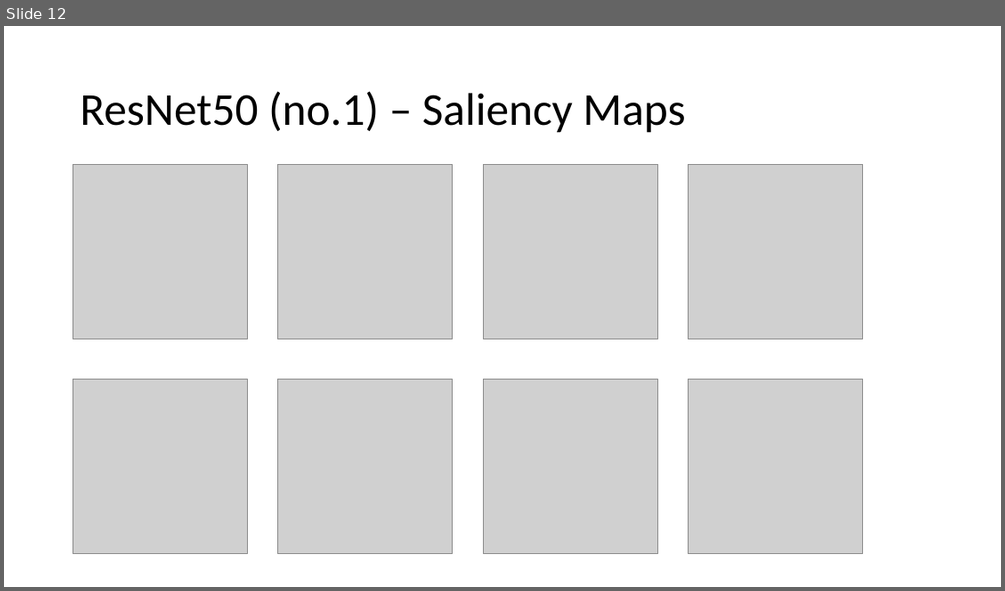
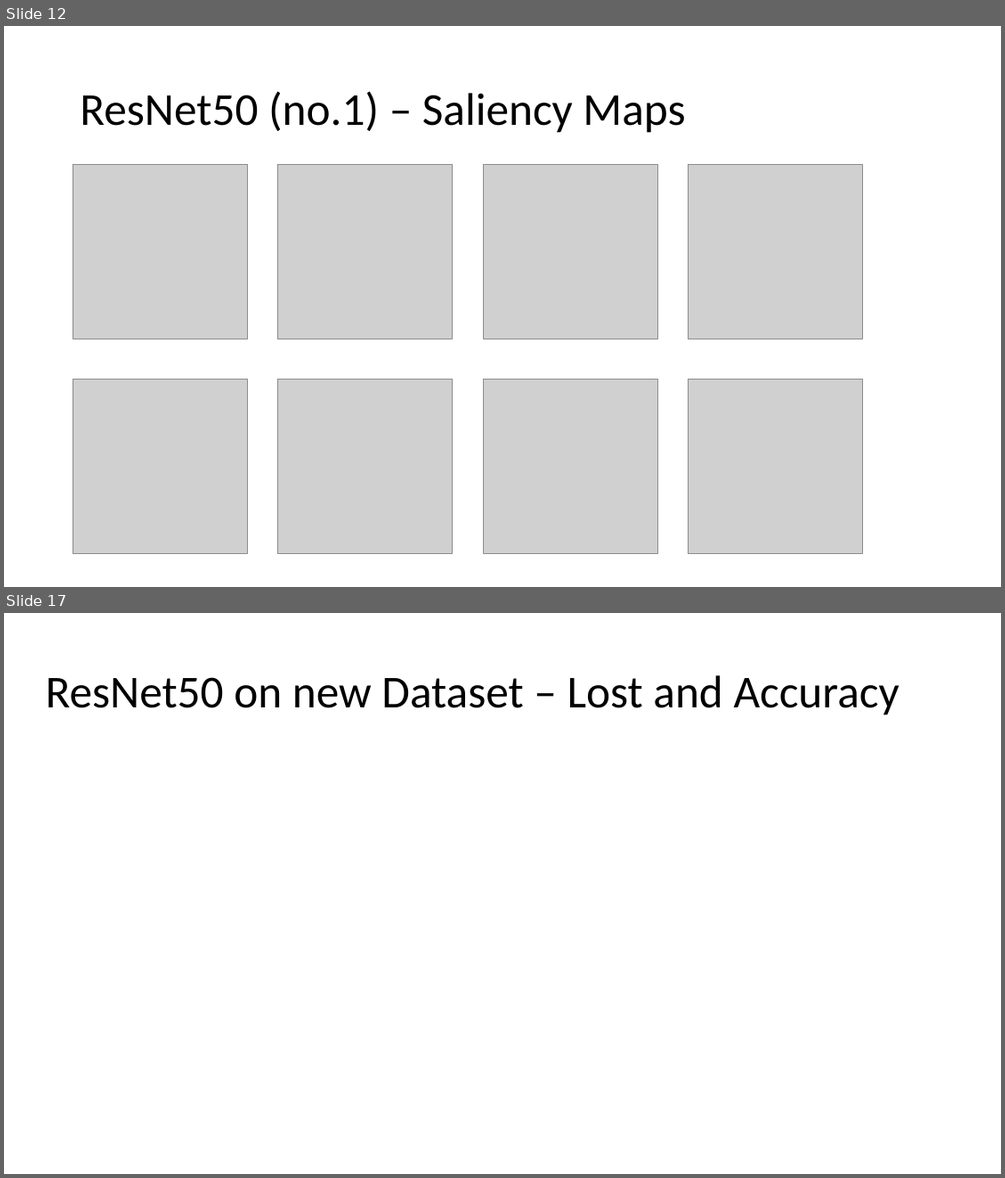
Before and after one commit to ChiaraPerocco/ADL-Project, a slide deck: Präsentation1.pptx. Shown one above the other, each under a label of ours: slide 12 before the commit, slides 12 and 17 after it; the slides between them are not shown. The pictures are 1005x591 and 1005x1178 pixels, drawn with LibreOffice and Linux fonts; fonts in the diff are those of the drawing; grey boxes stand for pictures. Boxes give left, top, right and bottom in pixels: in the first picture for what was removed or moved away, otherwise in the second. Text is boxed around its words. In the diff, an @@ line names an element or a change of style, - is before the commit and + after.

```diff
--- a/Präsentation1.pptx
+++ b/Präsentation1.pptx
@@ slide 17 added at (x1=4, y1=613, x2=1001, y2=1174), background #FFFFFF @@
@@ text added at (x1=46, y1=675, x2=899, y2=715), 44 pt, text #000000 @@
+ResNet50 on new Dataset – Lost and Accuracy
```
Also in this commit, not shown: 8 other slides added.
